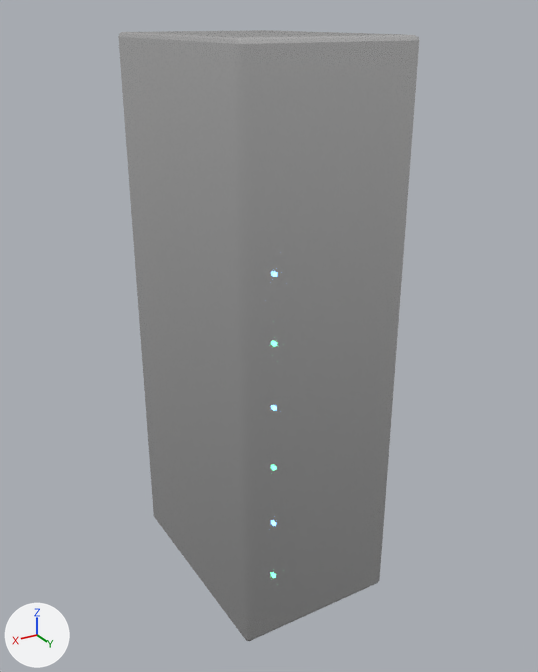
What one commit did to the FBX model unity/Assets/Art/BlenderBaked/prop-server-rack/mesh_prop-server-rack.fbx.
Rendered twice from a camera (50 mm lens) standing at (1.22, 2.1, 1.97) and looking at (-0.02, 0.04, 0.94). Lighting does not change. The marker at lower left points along +X, +Y and +Z. The first picture is the older version. Vertices at exactly the same position are counted once.

The older version as bpy lines, for what is in view:
```python
mat_m_prop_rack_led_blue = principled_material('M_prop_rack_led_blue')
mat_m_prop_rack_led_blue.base_color = (0.18, 0.45, 0.92)  # blue #76b3f6
mat_m_prop_rack_led_blue.emission_color = (0.18, 0.45, 0.92)  # blue #76b3f6
mat_m_prop_rack_led_blue.emission_strength = 3.5
mat_m_prop_rack_led_green = principled_material('M_prop_rack_led_green')
mat_m_prop_rack_led_green.base_color = (0.12, 0.82, 0.38)  # green #61eaa6
mat_m_prop_rack_led_green.emission_color = (0.12, 0.82, 0.38)  # green #61eaa6
mat_m_prop_rack_led_green.emission_strength = 3.5
me_cube = bpy.data.meshes.new('Cube')
me_cube.from_pydata(...)  # 920 vertices, 948 faces; spans x -0.29..0.29, y -0.41..0.42, z 0.0..1.92
# faces by material slot: [486, 138, 162, 162]
me_cube.materials.append(mat_m_prop_rack_body_dark)
me_cube.materials.append(mat_m_prop_rack_glass)  # greyish blue #768190
me_cube.materials.append(mat_m_prop_rack_led_green)  # green #61eaa6, glowing green #61eaa6
me_cube.materials.append(mat_m_prop_rack_led_blue)  # blue #76b3f6, glowing blue #76b3f6
ob_mesh_prop_server_rack = bpy.data.objects.new('mesh_prop-server-rack', me_cube)
ob_mesh_prop_server_rack.location = (0.0, 0.0, 0.0)
```
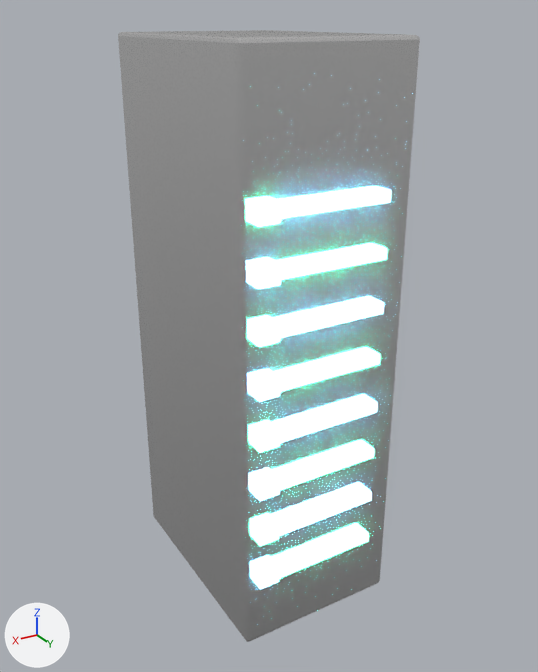
Location of each change, (x1, y1, x2, y2) in pixels of the pictures (538 x 672 px):
'mesh_prop-server-rack', surface changed, reshaped (lighter): before (118, 30, 419, 641); after (118, 30, 420, 642)
part 1 of me_cube, added: after (255, 561, 279, 589)
part 2 of me_cube, added: after (255, 518, 279, 546)
part 3 of me_cube, added: after (277, 444, 374, 491)
part 4 of me_cube, added: after (254, 472, 279, 501)
part 5 of me_cube, added: after (278, 398, 377, 443)
part 6 of me_cube, added: after (254, 424, 280, 453)
part 7 of me_cube, added: after (279, 350, 381, 392)
part 8 of me_cube, added: after (253, 373, 280, 402)
part 9 of me_cube, added: after (280, 299, 384, 338)
part 10 of me_cube, added: after (253, 318, 280, 347)
part 11 of me_cube, deleted: before (272, 342, 277, 471)
part 12 of me_cube, built on: before (272, 272, 277, 578); after (252, 188, 391, 578)

The change, as a list of edits to the scene's bpy script:
```text
Change mat_m_prop_rack_led_green:
    mat_m_prop_rack_led_green.emission_strength: 3.5 -> 32.0
Change mat_m_prop_rack_led_blue:
    mat_m_prop_rack_led_blue.emission_strength: 3.5 -> 32.0
Add mat_m_prop_rack_slot:
    mat_m_prop_rack_slot = principled_material('M_prop_rack_slot')
    mat_m_prop_rack_slot.base_color = (0.02, 0.022, 0.028)  # black #27292f
    mat_m_prop_rack_slot.roughness = 0.55
Add mat_m_prop_rack_bay:
    mat_m_prop_rack_bay = principled_material('M_prop_rack_bay')
    mat_m_prop_rack_bay.base_color = (0.42, 0.46, 0.52)  # light grey #adb5bf
    mat_m_prop_rack_bay.metallic = 0.62
    mat_m_prop_rack_bay.roughness = 0.32
Add mat_m_prop_rack_bay_light:
    mat_m_prop_rack_bay_light = principled_material('M_prop_rack_bay_light')
    mat_m_prop_rack_bay_light.base_color = (0.62, 0.66, 0.72)  # light grey #ced4dd
    mat_m_prop_rack_bay_light.metallic = 0.58
    mat_m_prop_rack_bay_light.roughness = 0.28
Change me_cube:
    used by ob_mesh_prop_server_rack; location = (0.0, 0.0, 0.0)
    remove me_cube.from_pydata(...)  # 920 vertices, 948 faces; spans x -0.29..0.29, y -0.41..0.42, z 0.0..1.92
    add me_cube.from_pydata(...)  # 1432 vertices, 1326 faces; spans x -0.29..0.29, y -0.41..0.45, z 0.0..1.92
    me_cube part 1: a new loose piece, a box spanning x 0.185..0.255, y 0.404..0.444, z 0.249..0.311, in mat_m_prop_rack_led_blue (blue #61bfff, glowing blue #61bfff)
    me_cube part 2: a new loose piece, a box spanning x 0.185..0.255, y 0.404..0.444, z 0.422..0.484, in mat_m_prop_rack_led_green (green #3fffad, glowing green #3fffad)
    me_cube part 3: a new loose piece, a box spanning x -0.186..0.186, y 0.406..0.446, z 0.609..0.643, in mat_m_prop_rack_led_green (green #3fffad, glowing green #3fffad)
    me_cube part 4: a new loose piece, a box spanning x 0.185..0.255, y 0.404..0.444, z 0.595..0.657, in mat_m_prop_rack_led_blue (blue #61bfff, glowing blue #61bfff)
    me_cube part 5: a new loose piece, a box spanning x -0.186..0.186, y 0.406..0.446, z 0.782..0.816, in mat_m_prop_rack_led_blue (blue #61bfff, glowing blue #61bfff)
    me_cube part 6: a new loose piece, a box spanning x 0.185..0.255, y 0.404..0.444, z 0.768..0.83, in mat_m_prop_rack_led_green (green #3fffad, glowing green #3fffad)
    me_cube part 7: a new loose piece, a box spanning x -0.186..0.186, y 0.406..0.446, z 0.955..0.989, in mat_m_prop_rack_led_green (green #3fffad, glowing green #3fffad)
    me_cube part 8: a new loose piece, a box spanning x 0.185..0.255, y 0.404..0.444, z 0.941..1.003, in mat_m_prop_rack_led_blue (blue #61bfff, glowing blue #61bfff)
    me_cube part 9: a new loose piece, a box spanning x -0.186..0.186, y 0.406..0.446, z 1.127..1.161, in mat_m_prop_rack_led_blue (blue #61bfff, glowing blue #61bfff)
    me_cube part 10: a new loose piece, a box spanning x 0.185..0.255, y 0.404..0.444, z 1.113..1.175, in mat_m_prop_rack_led_green (green #3fffad, glowing green #3fffad)
    me_cube part 11: 7 loose pieces with 248 vertices, spanning x -0.1..0.19, y 0.27..0.42, z 0.67..1.1, are deleted
    me_cube part 12: 3 vertices moved within x 0.19, y 0.41, z 0.26..1.3; 165 vertices removed from x 0.18..0.19, y 0.41..0.42, z 0.25..1.31; 525 vertices added at x -0.23..0.26, y 0.33..0.45, z 0.25..1.67
    other edits to the shape of me_cube do not show in these pictures
    add me_cube.materials.append(mat_m_prop_rack_slot)  # black #27292f
    add me_cube.materials.append(mat_m_prop_rack_bay_light)  # light grey #ced4dd
    add me_cube.materials.append(mat_m_prop_rack_bay)  # light grey #adb5bf
```
